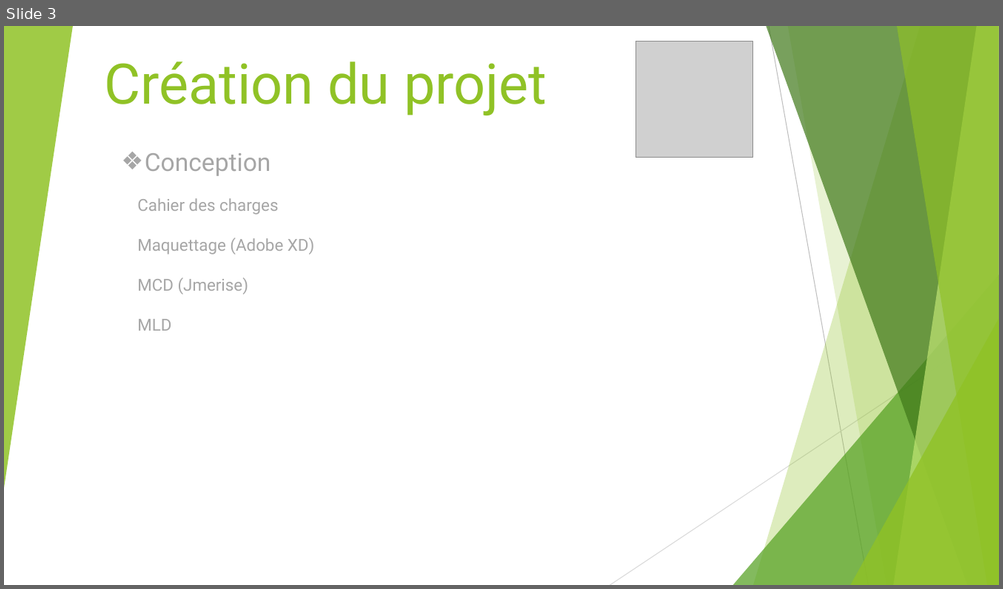
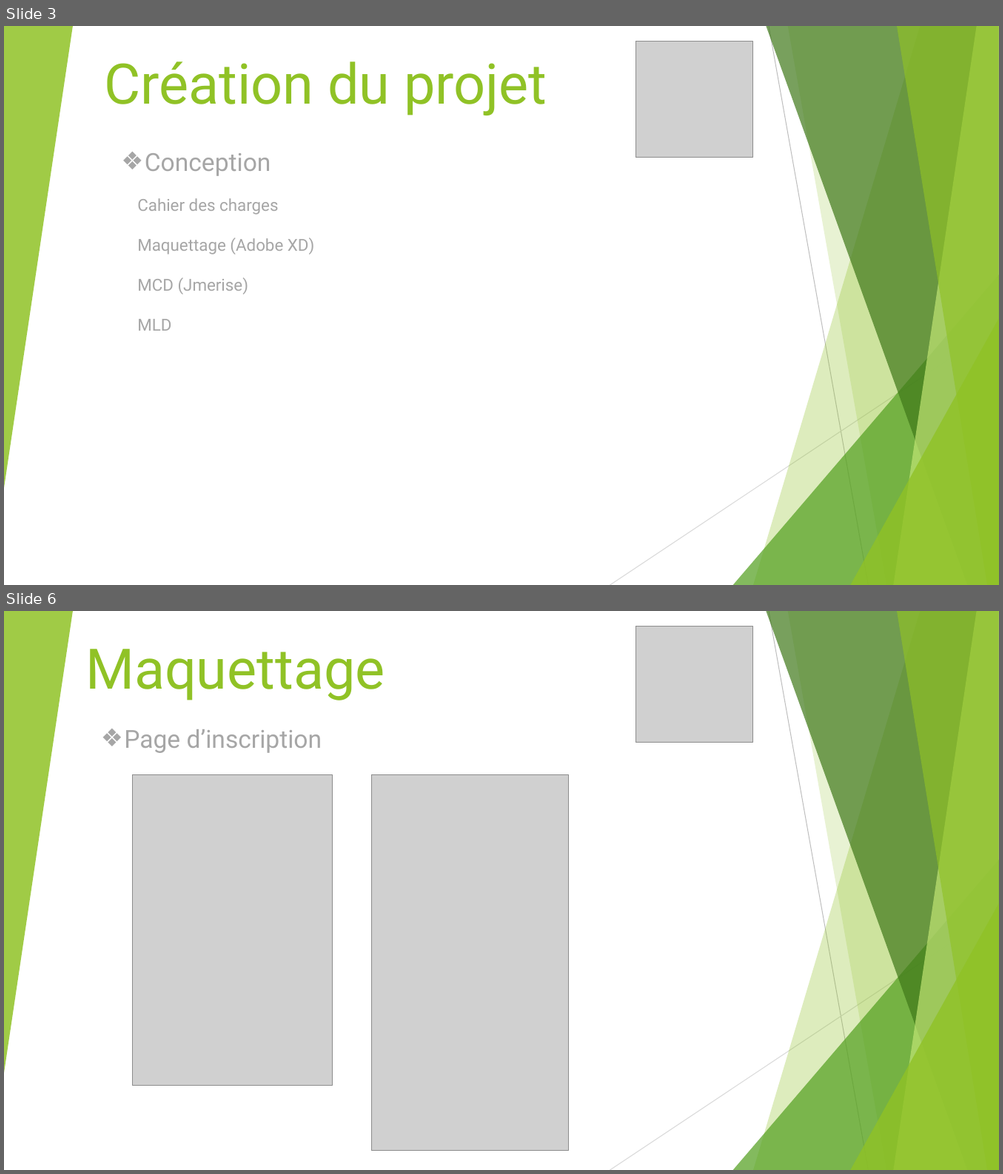
Before and after one commit to Sneak-ySnake/ProjetReseauSocialPro---Projet-fil-rouge, a slide deck: Presentation/PresentationTender.pptx. Shown one above the other, each under a label of ours: slide 3 before the commit, slides 3 and 6 after it; the slides between them are not shown. The pictures are 1003x589 and 1003x1174 pixels, drawn with LibreOffice and Linux fonts; fonts in the diff are those of the drawing; grey boxes stand for pictures. Boxes give left, top, right and bottom in pixels: in the first picture for what was removed or moved away, otherwise in the second. Text is boxed around its words. In the diff, an @@ line names an element or a change of style, - is before the commit and + after.

```diff
--- a/Presentation/PresentationTender.pptx
+++ b/Presentation/PresentationTender.pptx
@@ slide 6 added at (x1=4, y1=611, x2=999, y2=1170), background #FFFFFF; not listed: 10 template elements that a slide beside it also shows @@
@@ picture added at (x1=635, y1=626, x2=752, y2=743) @@
@@ title added at (x1=85, y1=649, x2=385, y2=701), 54 pt, text #90C226 @@
+Maquettage
@@ text added at (x1=124, y1=729, x2=322, y2=753), 24 pt, text #A6A6A6 @@
+❖ Page d’inscription
@@ picture added at (x1=133, y1=775, x2=333, y2=1085) @@
@@ picture added at (x1=372, y1=775, x2=569, y2=1151) @@
```
Also in this commit, not shown: 4 slides changed, 8 other slides added.
